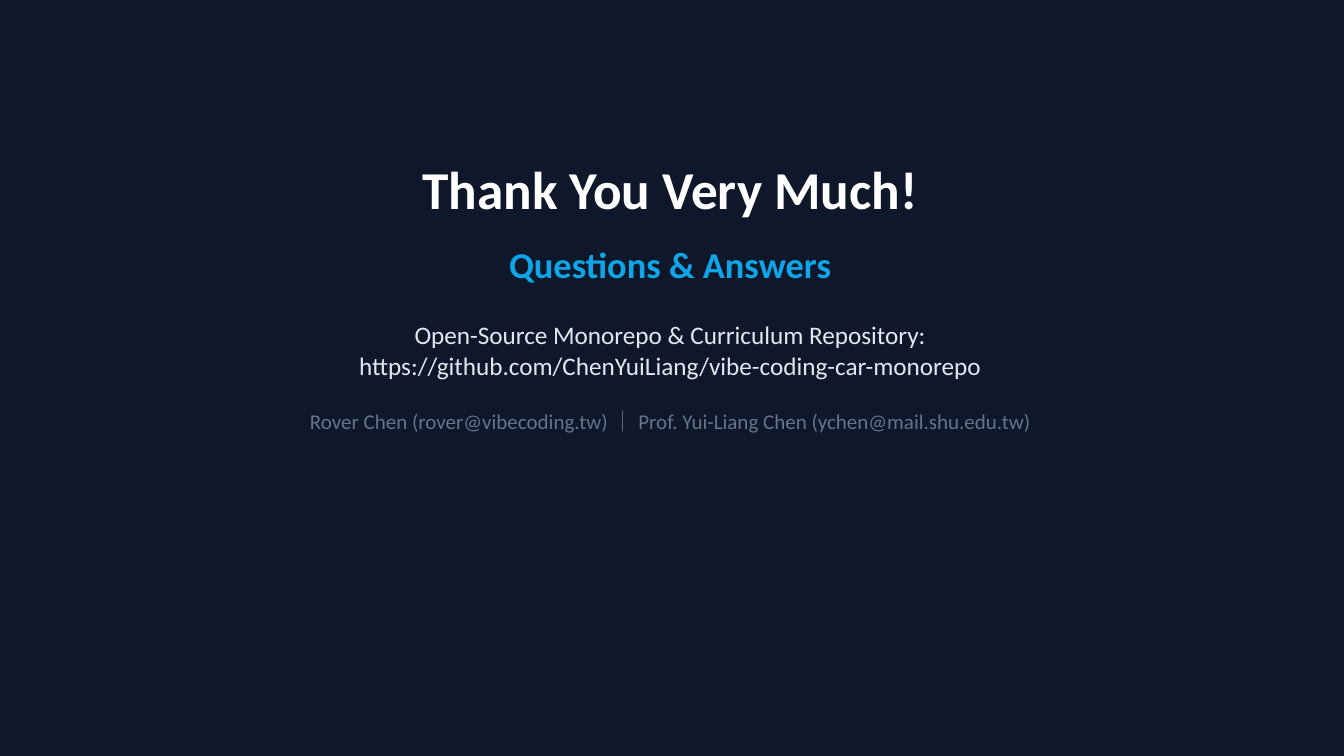
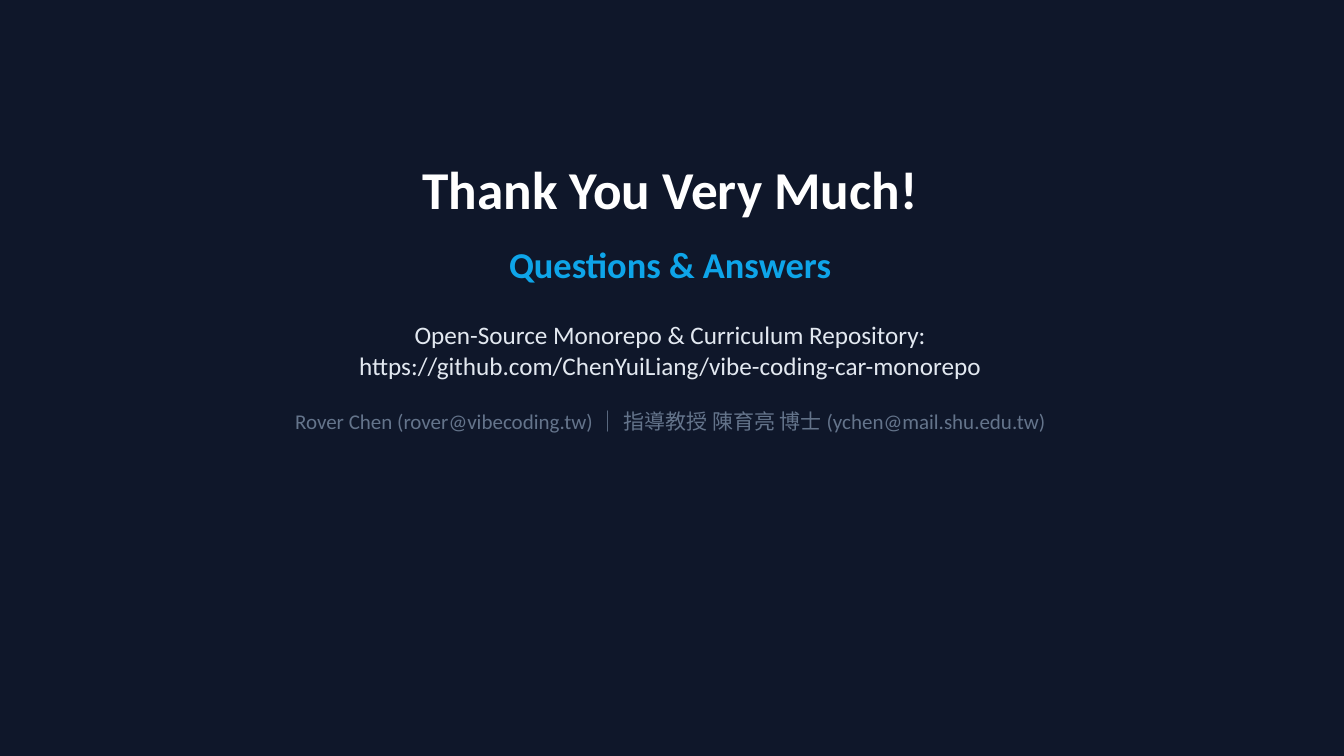
Before and after one commit to ChenYuiLiang/vibe-coding-car-monorepo, a slide deck: slide 14 of docs/SSIM2026_Oral_Presentation.pptx. Drawn at 1344x756 pixels with LibreOffice and Linux fonts; fonts in the diff are those of the drawing. Boxes give left, top, right and bottom in pixels: in the first picture for what was removed or moved away, otherwise in the second. Text is boxed around its words. In the diff, an @@ line names an element or a change of style, - is before the commit and + after.

Commit message:
docs(ssim2026): correct principal advisor title to 指導教授：陳育亮 博士 [skip ci]

```diff
--- a/docs/SSIM2026_Oral_Presentation.pptx
+++ b/docs/SSIM2026_Oral_Presentation.pptx
@@ text at bbox=[295, 411, 1046, 433]: text changed @@
-Rover Chen (rover@vibecoding.tw) ｜ Prof. Yui-Liang Chen (ychen@mail.shu.edu.tw)
+Rover Chen (rover@vibecoding.tw) ｜ 指導教授 陳育亮 博士 (ychen@mail.shu.edu.tw)
```
Also in this commit, not shown: 1 other slide changed, 2 other files.
